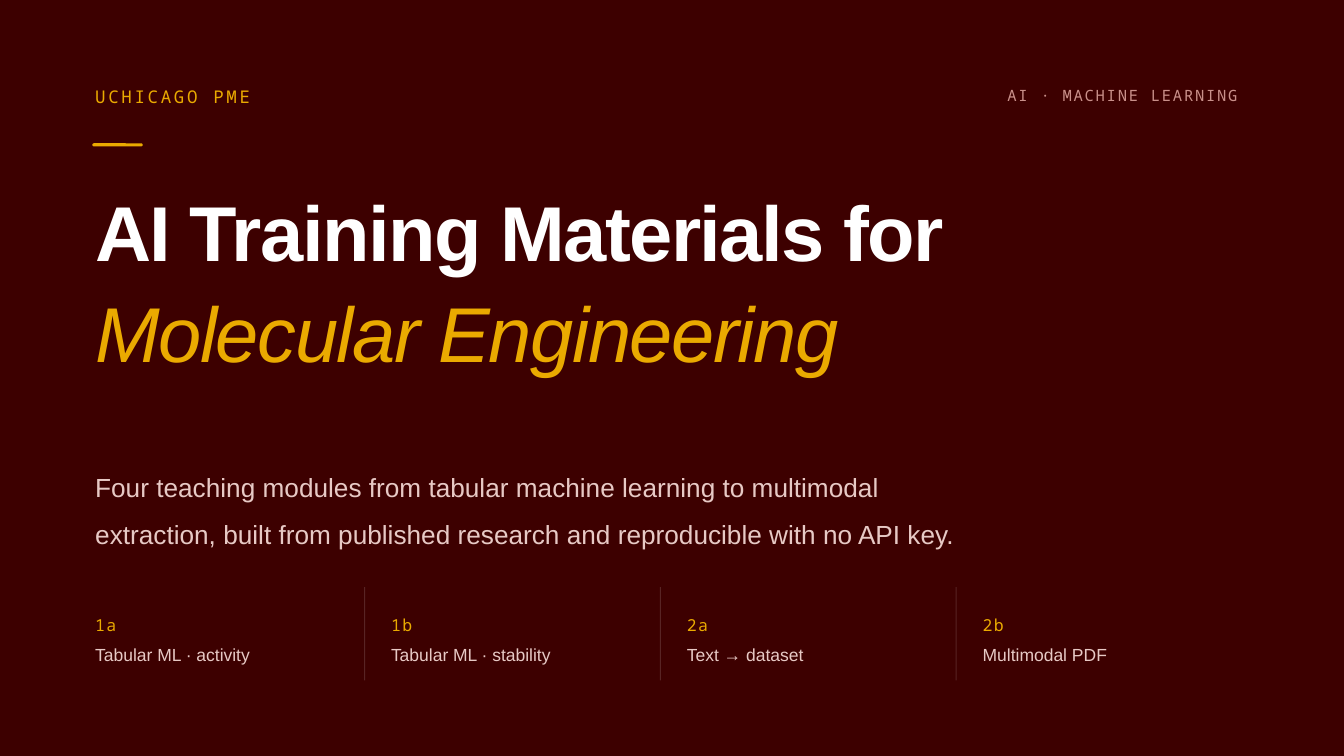
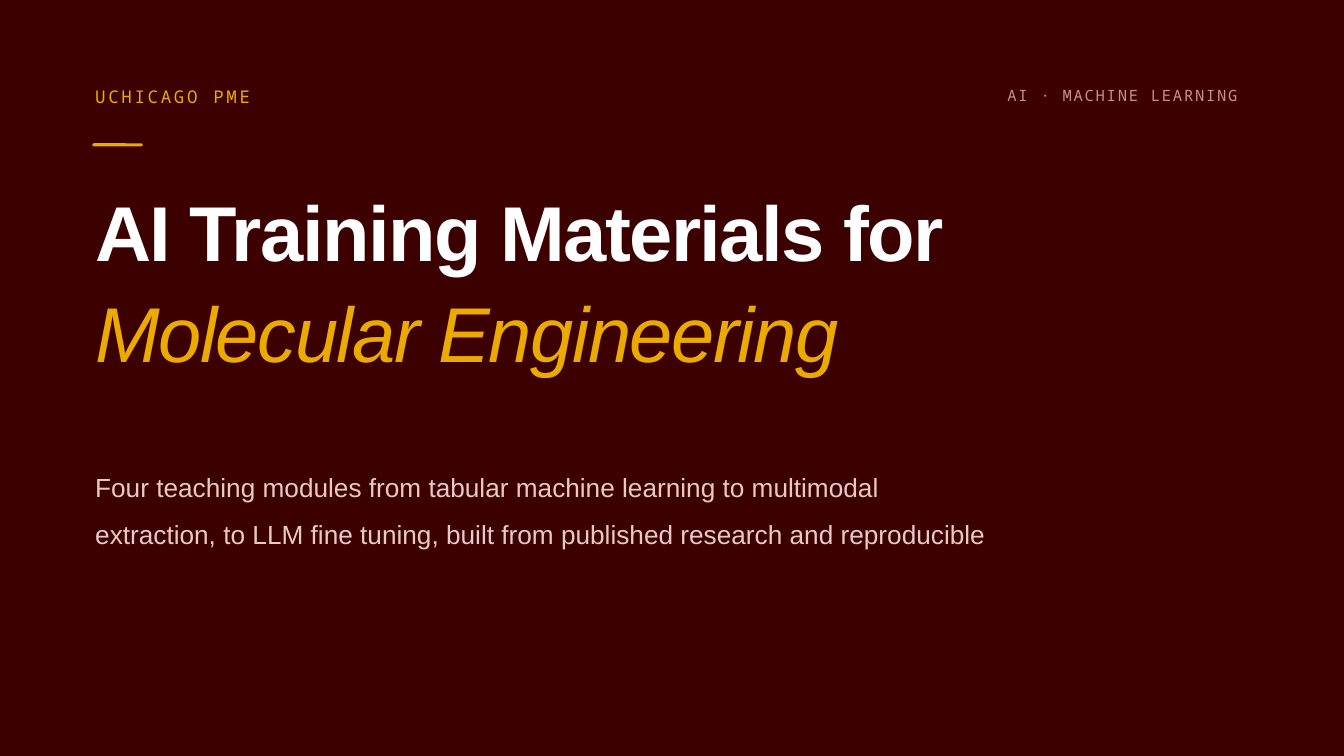
Before and after one commit to ruiding-uchicago/NRT_Training_Materials, a slide deck: slide 1 of UChicago-PME-AI-Training.pptx. Drawn at 1344x756 pixels with LibreOffice and Linux fonts; fonts in the diff are those of the drawing. Boxes give left, top, right and bottom in pixels: in the first picture for what was removed or moved away, otherwise in the second. Text is boxed around its words. In the diff, an @@ line names an element or a change of style, - is before the commit and + after.

```diff
--- a/UChicago-PME-AI-Training.pptx
+++ b/UChicago-PME-AI-Training.pptx
@@ text at (95,478,985,550): text changed @@
-Four teaching modules from tabular machine learning to multimodal extraction, built from published research and reproducible with no API key.
+Four teaching modules from tabular machine learning to multimodal extraction, to LLM fine tuning, built from published research and reproducible
@@ rectangle removed at (364,587,365,681) @@
@@ rectangle removed at (660,587,661,681) @@
@@ rectangle removed at (956,587,957,681) @@
@@ text removed at (95,619,116,631) @@
-1a
@@ text removed at (391,618,412,631) @@
-1b
@@ text removed at (687,619,708,631) @@
-2a
@@ text removed at (983,618,1004,631) @@
-2b
@@ text removed at (95,648,249,665) @@
-Tabular ML · activity
@@ text removed at (391,648,550,665) @@
-Tabular ML · stability
@@ text removed at (687,648,803,661) @@
-Text → dataset
@@ text removed at (983,648,1107,661) @@
-Multimodal PDF
```
Also in this commit, not shown: 2 other slides changed.
